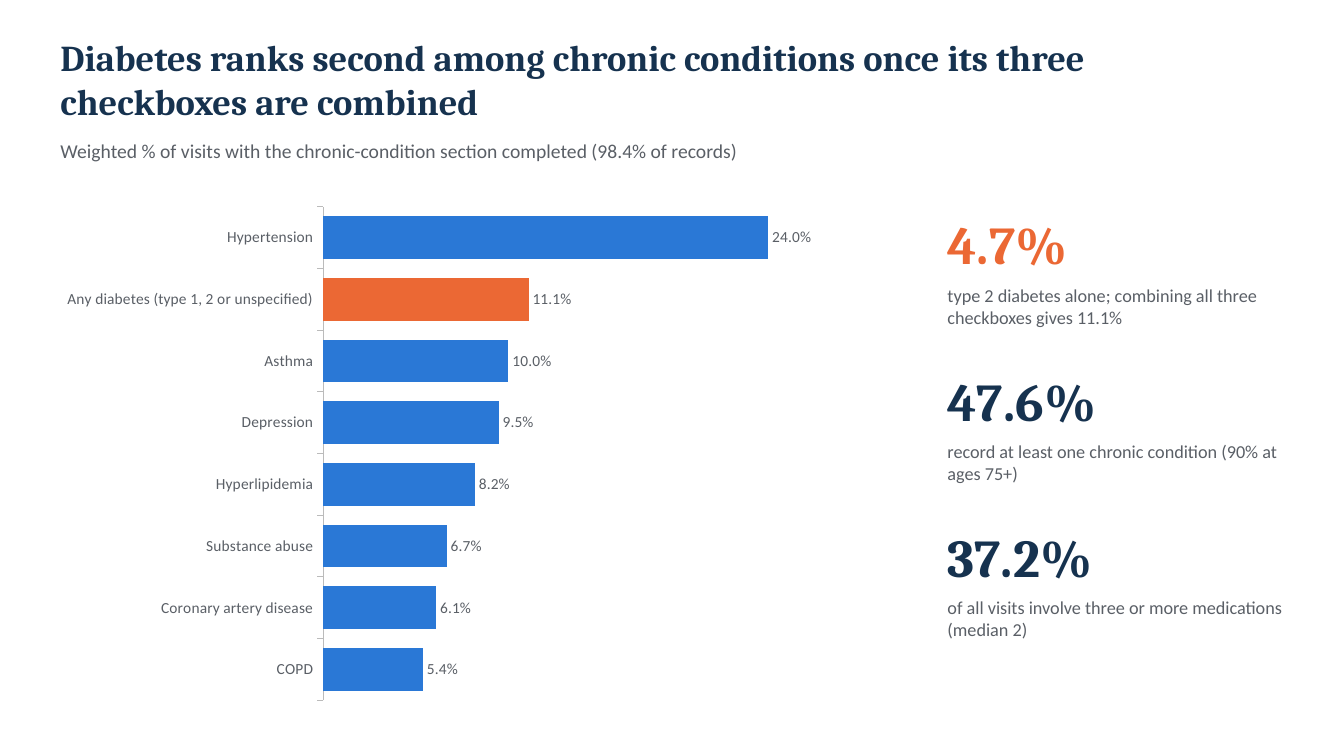
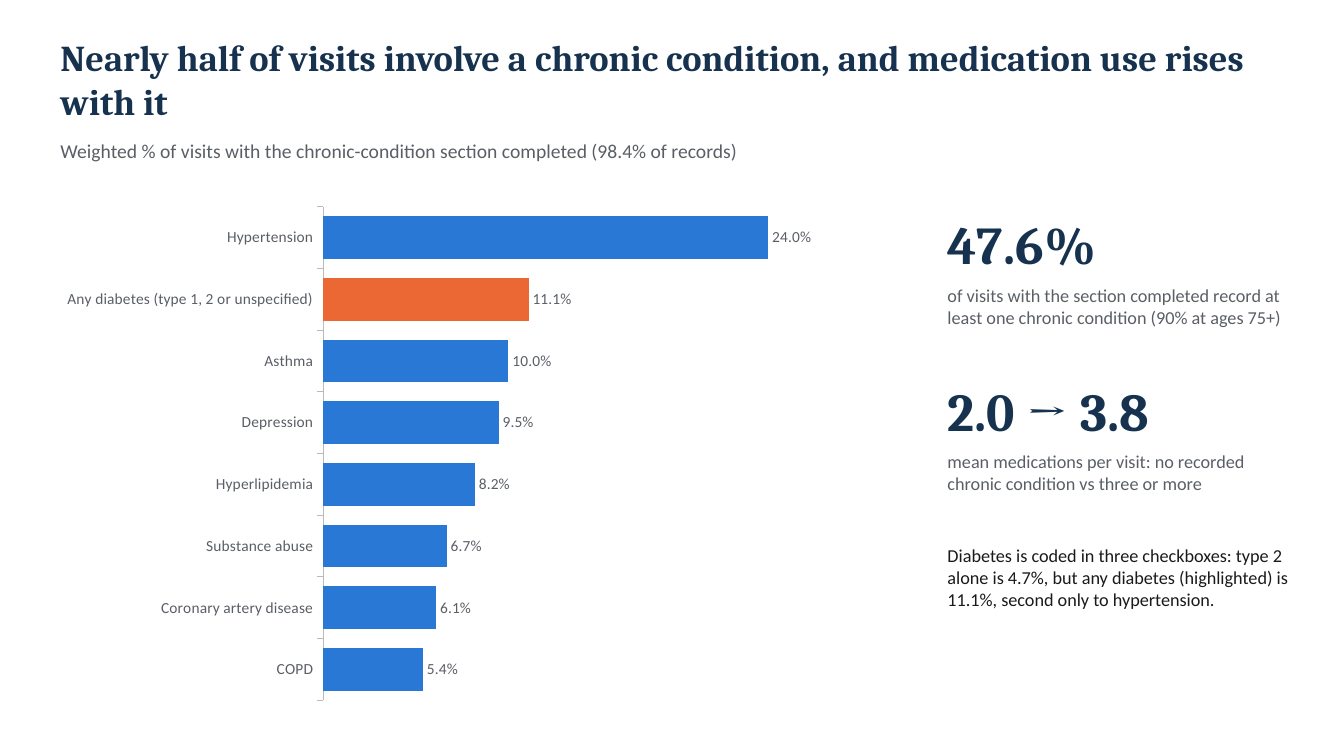
Before and after one commit to MichalKozuchowski/EmpiricalStrategy, a slide deck: slide 4 of hw1/report/MGT634_HW1_NHAMCS_slides.pptx. Drawn at 1344x756 pixels with LibreOffice and Linux fonts; fonts in the diff are those of the drawing. Boxes give left, top, right and bottom in pixels: in the first picture for what was removed or moved away, otherwise in the second. Text is boxed around its words. In the diff, an @@ line names an element or a change of style, - is before the commit and + after.

```diff
--- a/hw1/report/MGT634_HW1_NHAMCS_slides.pptx
+++ b/hw1/report/MGT634_HW1_NHAMCS_slides.pptx
@@ text at (x1=60, y1=45, x2=1244, y2=115): text changed @@
-Diabetes ranks second among chronic conditions once its three checkboxes are combined
+Nearly half of visits involve a chronic condition, and medication use rises with it
@@ text at (x1=947, y1=227, x2=1096, y2=266): text changed; text colour #EB6834 to #16324F @@
-4.7%
+47.6%
@@ text at (x1=947, y1=289, x2=1281, y2=327): text changed @@
-type 2 diabetes alone; combining all three checkboxes gives 11.1%
+of visits with the section completed record at least one chronic condition (90% at ages 75+)
@@ text at (x1=947, y1=395, x2=1149, y2=432): text changed @@
-47.6%
+2.0 → 3.8
@@ text at (x1=947, y1=455, x2=1244, y2=490): text changed @@
-record at least one chronic condition (90% at ages 75+)
+mean medications per visit: no recorded chronic condition vs three or more
@@ text at (x1=947, y1=549, x2=1288, y2=609): text changed; size 38 to 13 pt; font Cambria to Calibri; text colour #16324F to #1A1A1A; bold off @@
-37.2%
+Diabetes is coded in three checkboxes: type 2 alone is 4.7%, but any diabetes (highlighted) is 11.1%, second only to hypertension.
@@ text removed at (x1=947, y1=601, x2=1282, y2=639) @@
-of all visits involve three or more medications (median 2)
```
Also in this commit, not shown: 4 other slides changed, 5 other files.
